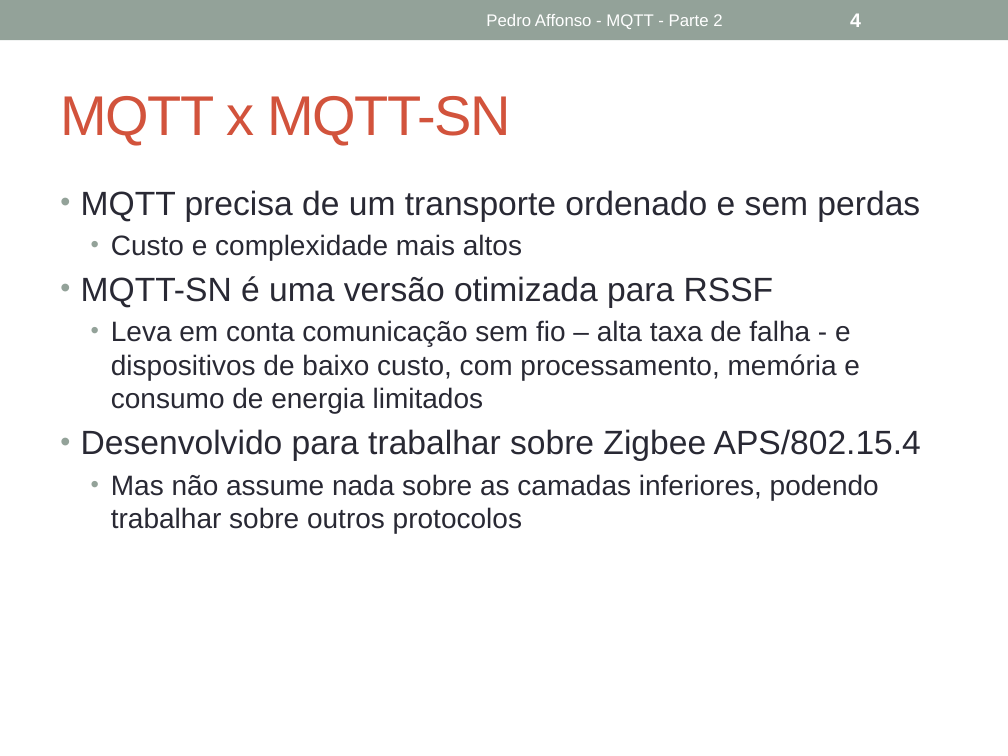
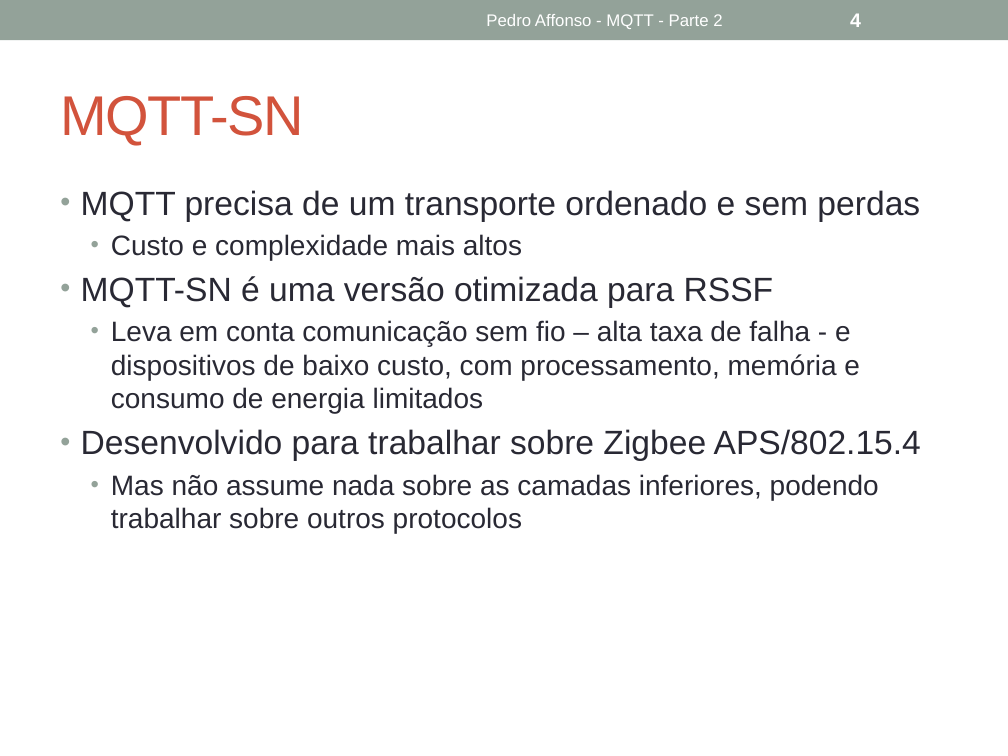
Before and after one commit to phaffonso/mo809-pedro, a slide deck: slide 4 of MQTT – Parte 2.pptx. Drawn at 1008x756 pixels with LibreOffice and Linux fonts; fonts in the diff are those of the drawing. Boxes give left, top, right and bottom in pixels: in the first picture for what was removed or moved away, otherwise in the second. Text is boxed around its words. In the diff, an @@ line names an element or a change of style, - is before the commit and + after.

```diff
--- a/MQTT – Parte 2.pptx
+++ b/MQTT – Parte 2.pptx
@@ title at bbox=[60, 96, 303, 145]: text changed @@
-MQTT x MQTT-SN
+MQTT-SN
```
Also in this commit, not shown: 3 other slides changed, 2 slides added, 6 other files.
